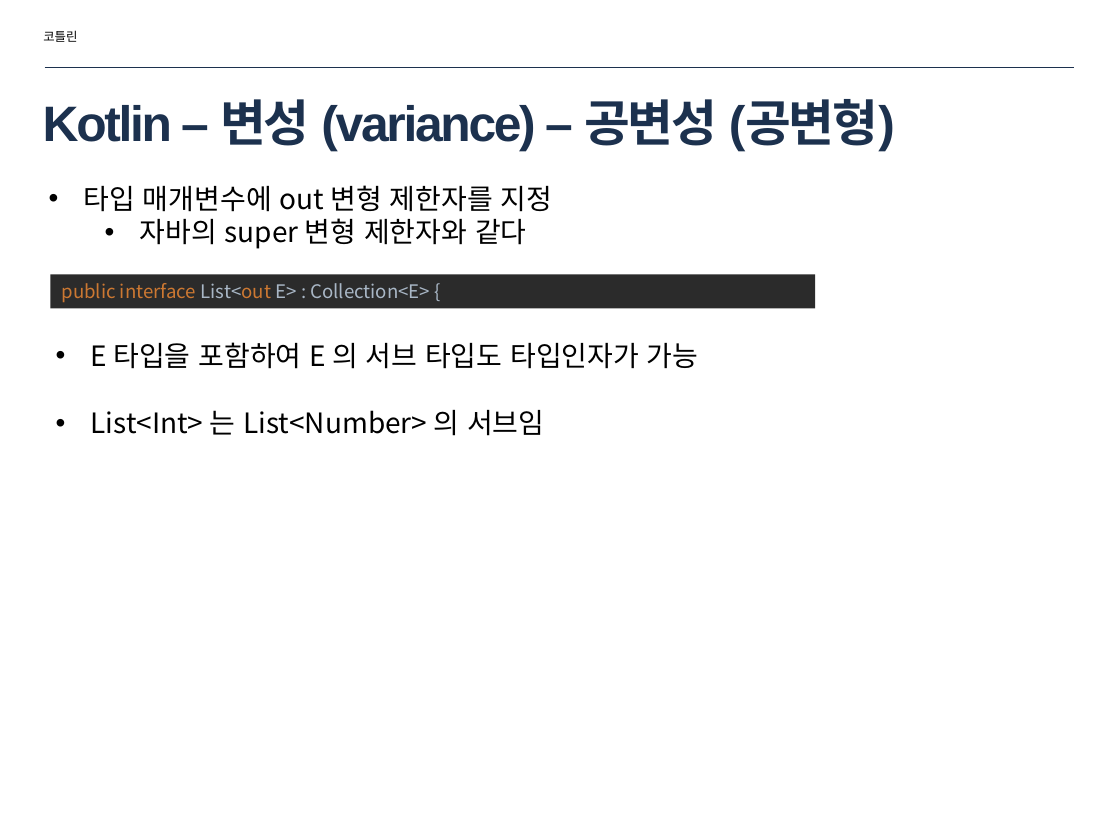
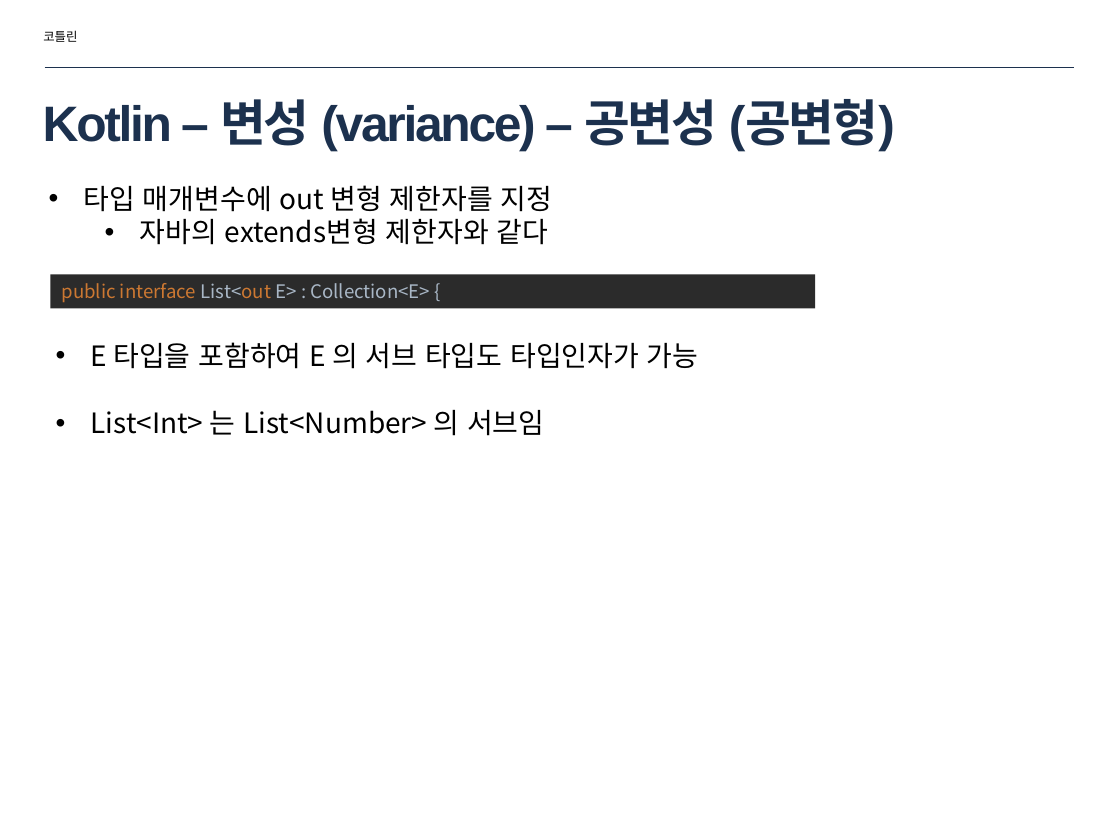
Before and after one commit to zoops/2018-kotlin-lecture, a slide deck: slide 16 of doc/2018-inu-kotlin-04.pptx. Drawn at 1120x840 pixels with LibreOffice and Linux fonts; fonts in the diff are those of the drawing. Boxes give left, top, right and bottom in pixels: in the first picture for what was removed or moved away, otherwise in the second. Text is boxed around its words. In the diff, an @@ line names an element or a change of style, - is before the commit and + after.

```diff
--- a/doc/2018-inu-kotlin-04.pptx
+++ b/doc/2018-inu-kotlin-04.pptx
@@ text at (140,218,549,245): text changed @@
-  • 자바의 super 변형 제한자와 같다
+  • 자바의 extends변형 제한자와 같다
```
Also in this commit, not shown: 1 other slide changed.
